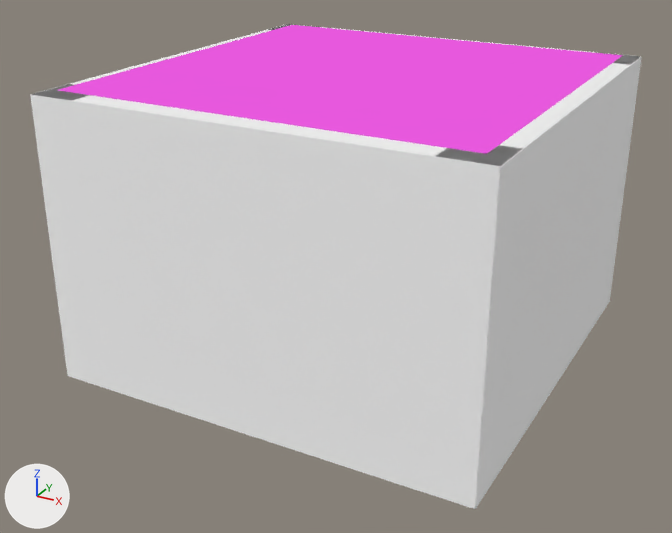
Two versions of the glTF model assets/room.glb, one commit apart.
Before and after are seen from a 50 mm lens placed at (17.0, -33.1, 19.8), pointed at (-0.5, -1.3, 3.9). The axes (+X, +Y, +Z) are drawn at lower left. The lights are the same throughout. Where no turn or scale is listed for an object, it has been applied to the vertices.
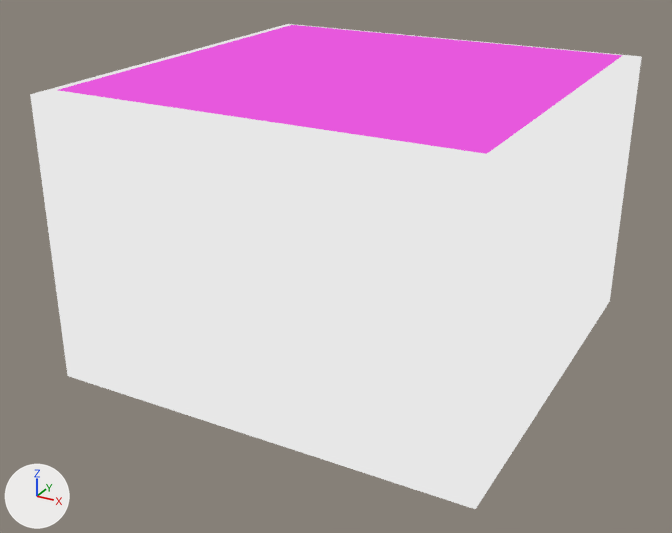
Commit message: Basic material for room

Scene script edits in JSON lines:
```json
{"block": "mat_material", "change": "nodes: BsdfPrincipled, OutputMaterial"}
{"block": "mat_material", "change": "colours: white #ffffff"}
{"block": "mat_material", "change": "nodes: BsdfTransparent, Emission, LightPath, MixShader, OutputMaterial"}
{"block": "mat_material", "change": "colours: white #e7e7e7"}
{"block": "mat_material_001", "change": "nodes: BsdfPrincipled, OutputMaterial"}
{"block": "mat_material_001", "change": "colours: white #ffffff"}
{"block": "mat_material_001", "change": "nodes: BsdfTransparent, Emission, LightPath, MixShader, OutputMaterial"}
{"block": "mat_material_001", "change": "colours: white #e7e7e7"}
{"block": "mat_material_002", "change": "nodes: BsdfPrincipled, OutputMaterial"}
{"block": "mat_material_002", "change": "colours: white #ffffff"}
{"block": "mat_material_002", "change": "nodes: BsdfTransparent, Emission, LightPath, MixShader, OutputMaterial"}
{"block": "mat_material_002", "change": "colours: white #e7e7e7"}
```

Changed parts and their boxes [x1, y1, x2, y2] in the pictures (672 x 533 px):
```json
{"object": "Cube.002", "change": "recoloured", "before": [30, 85, 522, 509], "after": [30, 85, 522, 509]}
{"object": "Cube", "change": "recoloured", "before": [436, 52, 642, 509], "after": [436, 52, 642, 509]}
{"object": "Cube.001", "change": "recoloured", "before": [30, 24, 313, 101], "after": [30, 24, 313, 101]}
```
